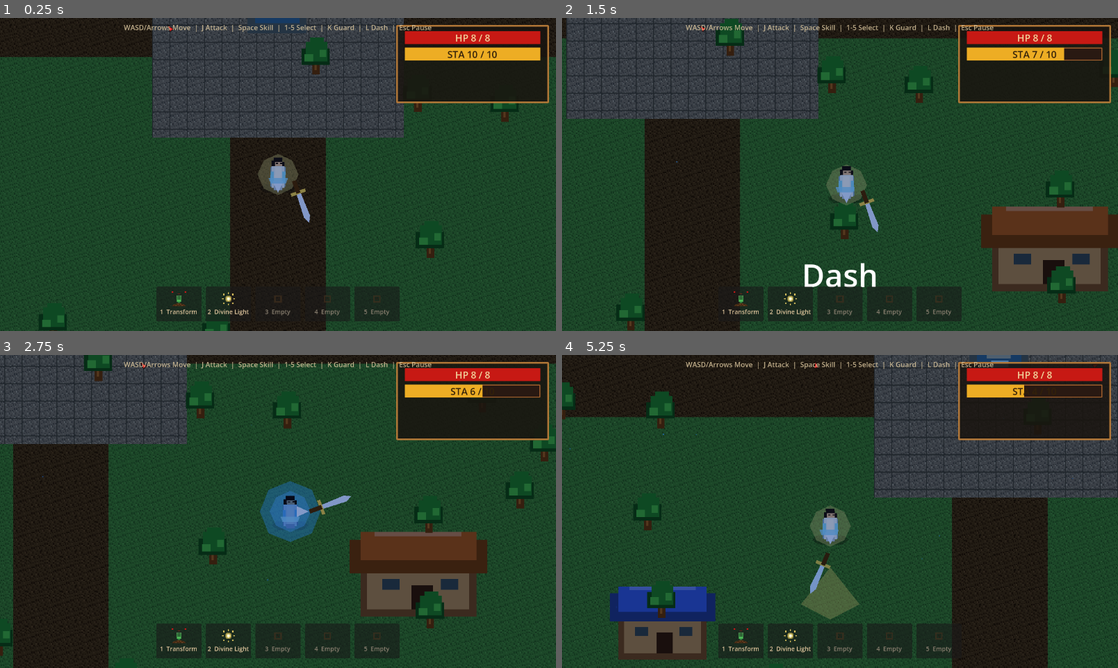
Above: before the commit, frames 1-4 (two rows, left to right).
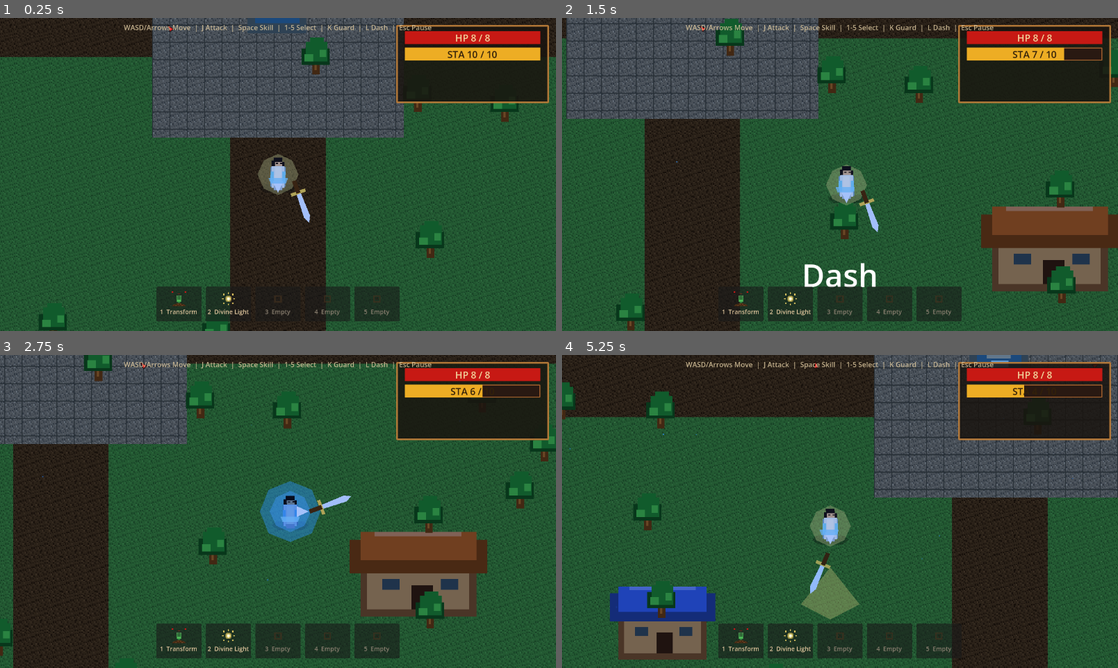
Above: after the commit, the same moments.

Repository: AmethystineAlpaca/moonlit-jianghu
Game: Godot game, scene res://scenes/main/Main.tscn
The game is run twice, just before and just after one commit, with the same random seed, the same clock (stepped at 60 frames per second) and the same inputs.
Inputs:
- Up to frame 1 (0.25 s): no input
- Up to frame 2 (1.5 s): tap Enter at 0.5 s; hold D (move_right) 0.53-1.28 s; tap J (attack) at 0.6 s; hold S (move_down) from 1.28 s (still down); tap L (dash) at 1.35 s
- Up to frame 3 (2.75 s): release S (move_down) at 2.03 s; hold D (move_right) from 2.03 s (still down); hold K (defend) from 2.03 s (still down)
- Up to frame 4 (5.25 s): release D (move_right) at 2.78 s; release K (defend) at 2.78 s; hold W (move_up) 2.78-3.53 s; tap one key every 0.75 s from 2.85 s: J (attack) L (dash) K (defend) J (attack); hold A (move_left) 3.53-5.03 s; hold S (move_down) from 5.03 s (still down)

The runs differ from the first frame. In frame 1, 0.7% of the frame differs, in the area x 7-93%, y 0-100%; in frame 2, 1.2%; in frame 3, 2.3%; in frame 4, 3.4%, in the area x 0-92%, y 0-86%.

Commit message:
feat: moon directional light + ground glow polygon

Diff:
--- a/scripts/world/World.gd
+++ b/scripts/world/World.gd
@@ -482,6 +482,28 @@
 	spirit_particles.z_index = 10
 	add_child(spirit_particles)
 
+	# Directional moon light from upper-right
+	var moon_light := DirectionalLight2D.new()
+	moon_light.name = "MoonLight"
+	moon_light.color = Color(0.70, 0.80, 1.0)
+	moon_light.energy = 0.20
+	moon_light.rotation_degrees = -30.0
+	moon_light.max_distance = 2048
+	add_child(moon_light)
+
+	# Moon glow pool (large ellipse in upper-right corner)
+	var moon_glow := Polygon2D.new()
+	moon_glow.name = "MoonGlow"
+	moon_glow.position = Vector2(580.0, -380.0)
+	moon_glow.color = Color(0.65, 0.78, 1.0, 0.12)
+	moon_glow.z_index = -5
+	var moon_pts := PackedVector2Array()
+	for i in range(32):
+		var a := TAU * i / 32.0
+		moon_pts.append(Vector2(cos(a) * 280.0, sin(a) * 160.0))
+	moon_glow.polygon = moon_pts
+	add_child(moon_glow)
+
 func _add_slam_charge() -> void:
 	slam_charge += 1
 	if slam_charge >= slam_charge_required:
